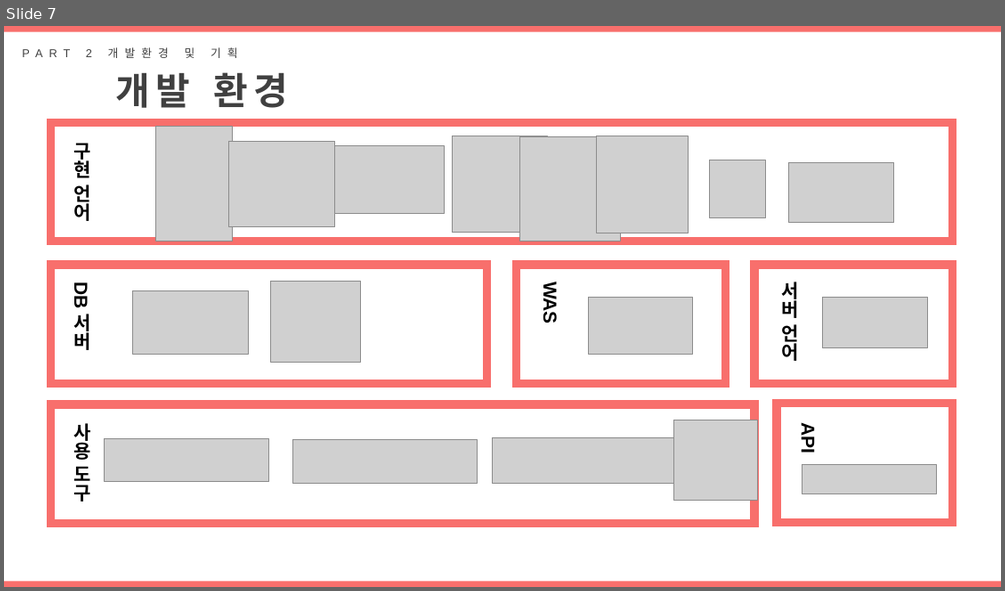
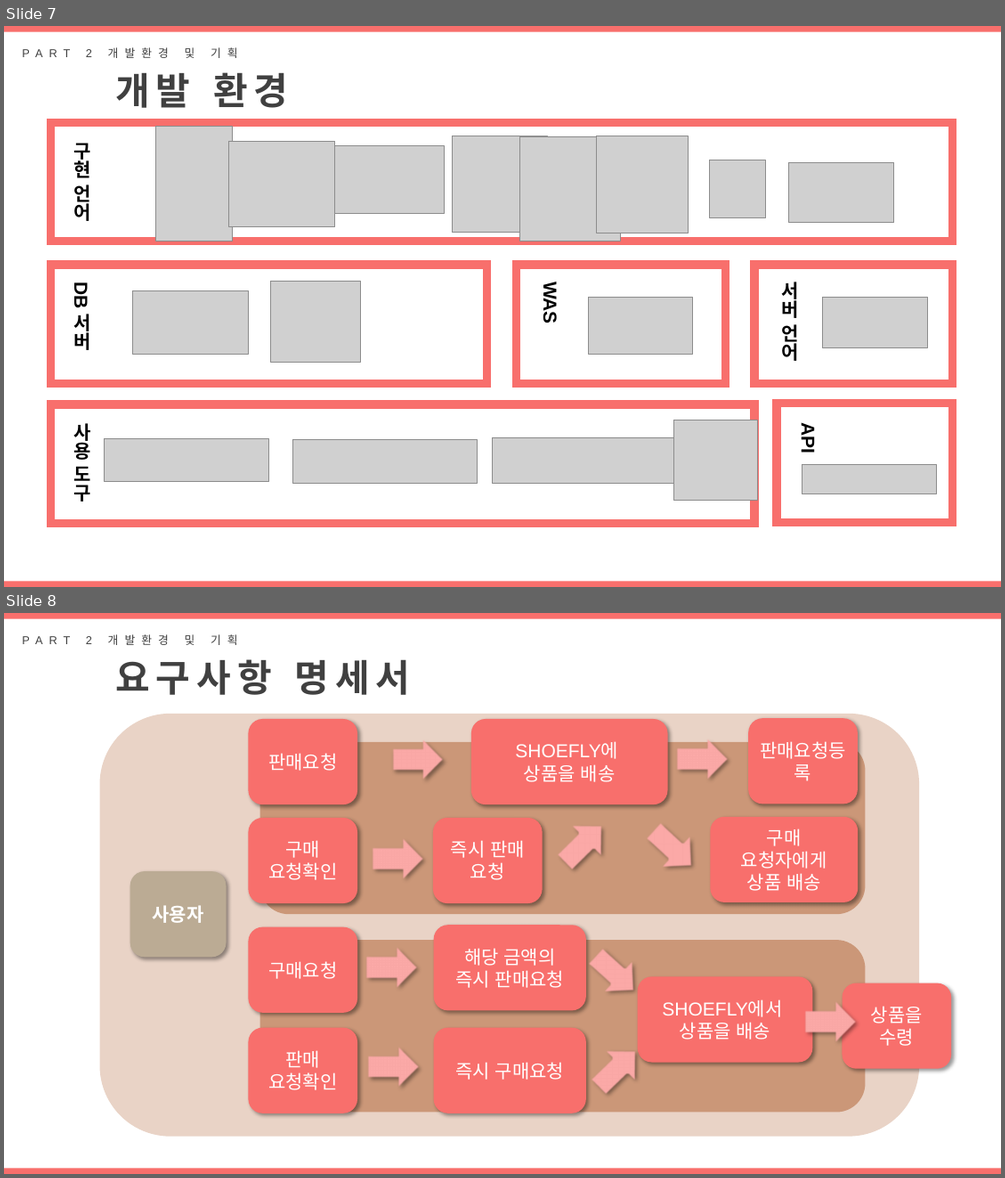
Before and after one commit to DAnomaly/SHOESFLY, a slide deck: project/B조_프로젝트_SHOEFLY.pptx. Shown one above the other, each under a label of ours: slide 7 before the commit, slides 7 and 8 after it. The pictures are 1005x591 and 1005x1178 pixels, drawn with LibreOffice and Linux fonts; fonts in the diff are those of the drawing; grey boxes stand for pictures. Boxes give left, top, right and bottom in pixels: in the first picture for what was removed or moved away, otherwise in the second. Text is boxed around its words. In the diff, an @@ line names an element or a change of style, - is before the commit and + after.

```diff
--- a/project/B조_프로젝트_SHOEFLY.pptx
+++ b/project/B조_프로젝트_SHOEFLY.pptx
@@ slide 8 added at (4, 613, 1001, 1174), background #FFFFFF @@
@@ rectangle added at (4, 613, 1001, 619), fill #F86F6C @@
@@ text added at (86, 634, 238, 645), 11 pt, text #404040 @@
+PART 2 개발환경 및 기획
@@ text added at (115, 659, 410, 695), 36 pt, text #404040, bold @@
+요구사항 명세서
@@ rounded rectangle added at (100, 714, 919, 1135), fill #E9D3C6 @@
@@ rounded rectangle added at (249, 719, 357, 804), fill #F86F6C, 18 pt, text #FFFFFF @@
+판매요청
@@ rounded rectangle added at (471, 719, 668, 804), fill #F86F6C, 18 pt, text #FFFFFF @@
+SHOEFLY에
+상품을 배송
@@ rounded rectangle added at (749, 718, 858, 803), fill #F86F6C, 18 pt, text #FFFFFF @@
+판매요청등록
@@ rounded rectangle added at (259, 742, 865, 914), fill #CB9778 @@
@@ right arrow added at (392, 737, 445, 782), fill #FBA9A7 @@
@@ right arrow added at (677, 737, 729, 781), fill #FBA9A7 @@
@@ rounded rectangle added at (249, 818, 357, 903), fill #F86F6C, 18 pt, text #FFFFFF @@
+구매 요청확인
@@ rounded rectangle added at (433, 818, 542, 903), fill #F86F6C, 18 pt, text #FFFFFF @@
+즉시 판매 요청
@@ right arrow added at (550, 810, 618, 878), fill #FBA9A7 @@
@@ right arrow added at (638, 813, 707, 882), fill #FBA9A7 @@
@@ rounded rectangle added at (711, 817, 858, 901), fill #F86F6C, 18 pt, text #FFFFFF @@
+구매 요청자에게 상품 배송
@@ right arrow added at (372, 835, 424, 881), fill #FBA9A7 @@
@@ rounded rectangle added at (130, 871, 226, 957), fill #BBAB94, 18 pt, text #FFFFFF, bold @@
+사용자
@@ rounded rectangle added at (249, 927, 357, 1013), fill #F86F6C, 18 pt, text #FFFFFF @@
+구매요청
@@ rounded rectangle added at (434, 925, 587, 1010), fill #F86F6C, 18 pt, text #FFFFFF @@
+해당 금액의 즉시 판매요청
@@ rounded rectangle added at (259, 940, 865, 1111), fill #CB9778 @@
@@ right arrow added at (366, 945, 418, 989), fill #FBA9A7 @@
@@ right arrow added at (580, 939, 648, 1007), fill #FBA9A7 @@
@@ rounded rectangle added at (638, 976, 812, 1062), fill #F86F6C, 18 pt, text #FFFFFF @@
+SHOEFLY에서
+상품을 배송
@@ rounded rectangle added at (842, 983, 952, 1069), fill #F86F6C, 18 pt, text #FFFFFF @@
+상품을 수령
@@ right arrow added at (805, 999, 858, 1044), fill #FBA9A7 @@
@@ rounded rectangle added at (249, 1027, 357, 1112), fill #F86F6C, 18 pt, text #FFFFFF @@
+판매 요청확인
@@ rounded rectangle added at (434, 1027, 587, 1112), fill #F86F6C, 18 pt, text #FFFFFF @@
+즉시 구매요청
@@ right arrow added at (582, 1035, 651, 1103), fill #FBA9A7 @@
@@ right arrow added at (367, 1045, 420, 1089), fill #FBA9A7 @@
@@ rectangle added at (4, 1167, 1001, 1174), fill #F86F6C @@
```
Also in this commit, not shown: 3 slides changed.
